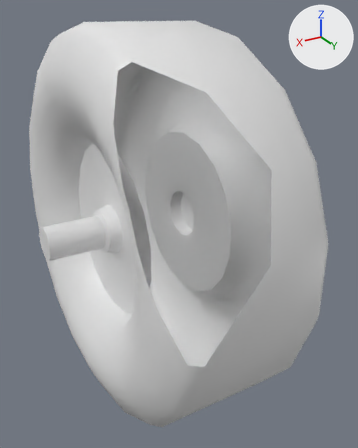
The FBX model resources/models/wheel_med.fbx as it was, and as the next commit left it.
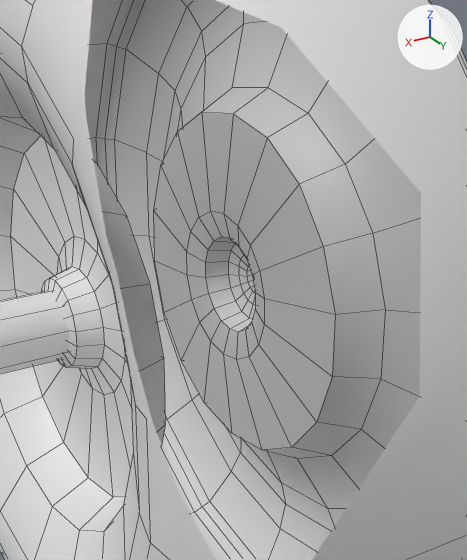
Old and new are each drawn whole from a 50 mm camera at (0.425, 1.66, 0.783) aimed at (-0.516, 0.091, -0.001) and again close up on the part from 21% to 82% of the width and 18% to 77% of the height. Every picture has the same lights, and +X, +Y and +Z are marked at upper right. The older version's two pictures come first. The close-ups show mesh edges as thin lines. Everything nearer to the camera than a plane just in front of the edit is cut away. Where no turn or scale is listed for an object, it has been applied to the vertices.
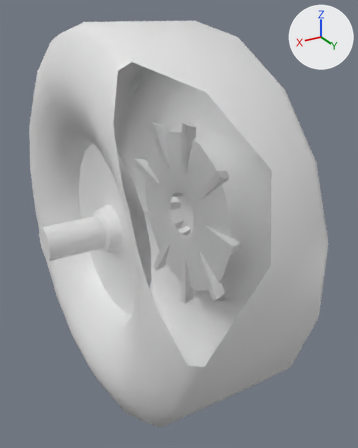
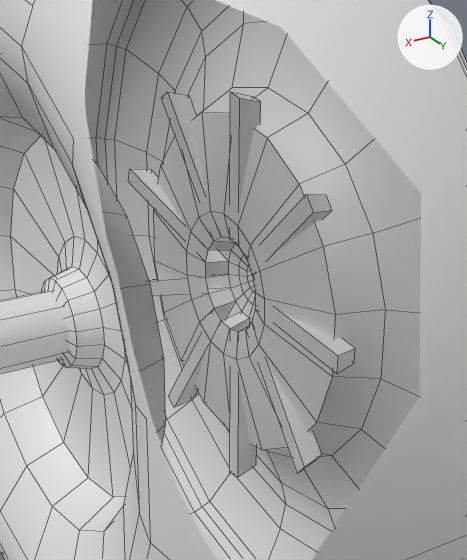
Where the newer file only moved an object's origin or applied its transform, the numbers keep the older frame.

Changed parts and their boxes [x1, y1, x2, y2] in the close-ups (467 x 560 px):
```json
{"part": 1, "of": "me_mesh", "change": "built on", "before": [206, 237, 252, 332], "after": [128, 92, 355, 477]}
```

Scene script edits in JSON lines:
```json
{"block": "me_mesh", "where": "# used by ob_cylinder001; location = (0.0, 0.0, 0.0)"}
{"op": "remove", "block": "me_mesh", "code": "me_mesh.from_pydata(...)  # 514 vertices, 507 faces; spans x -0.73..0.0, y -0.74..0.74, z -0.75..0.75"}
{"op": "add", "block": "me_mesh", "code": "me_mesh.from_pydata(...)  # 550 vertices, 543 faces; spans x -0.73..0.0, y -0.74..0.74, z -0.75..0.75"}
{"block": "me_mesh", "change": "me_mesh part 1"}
{"block": "me_mesh", "change": "9 faces are deleted"}
{"block": "me_mesh", "change": "36 vertices are added at x -0.6..-0.55, y -0.38..0.4, z -0.4..0.4"}
{"block": "me_mesh", "change": "45 new faces join them"}
```
